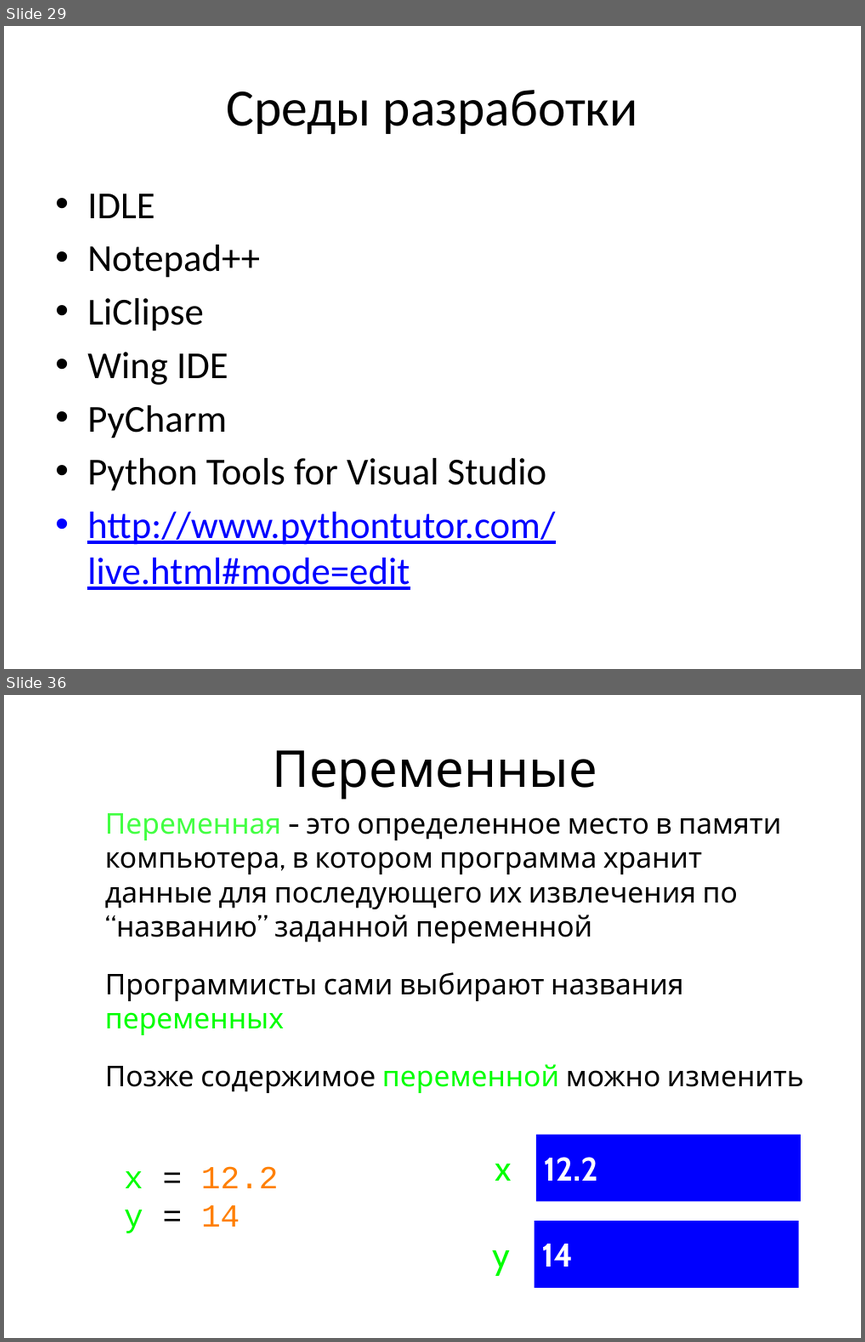
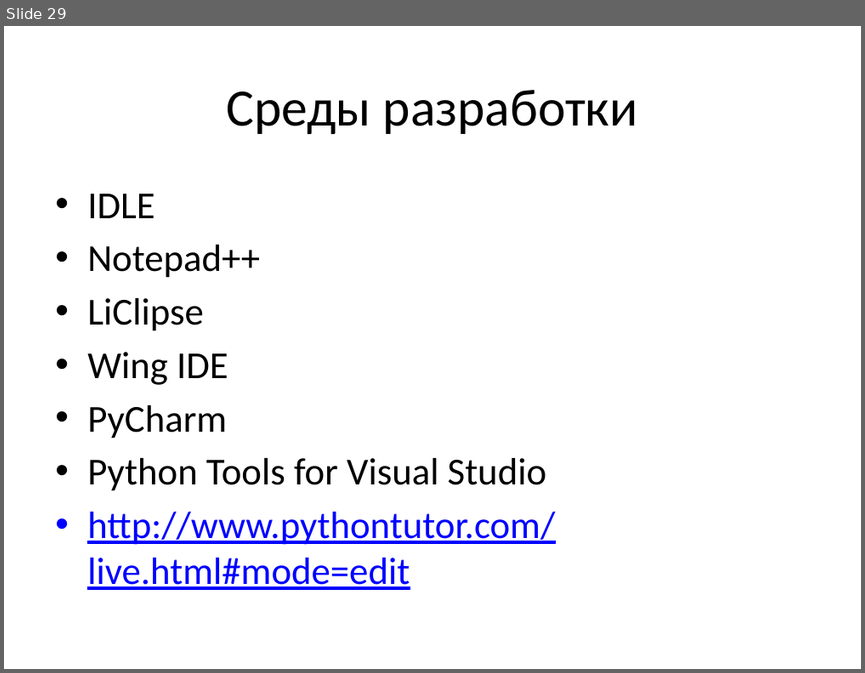
Before and after one commit to maxchv/LearnPython, a slide deck: week01/01.PythonIntroduction.pptx. Shown one above the other, each under a label of ours: slides 29 and 36 before the commit, slide 29 after it; the slides between them are not shown. The pictures are 865x1342 and 865x673 pixels, drawn with LibreOffice and Linux fonts; fonts in the diff are those of the drawing. Boxes give left, top, right and bottom in pixels: in the first picture for what was removed or moved away, otherwise in the second. Text is boxed around its words. In the diff, an @@ line names an element or a change of style, - is before the commit and + after.

```diff
--- a/week01/01.PythonIntroduction.pptx
+++ b/week01/01.PythonIntroduction.pptx
@@ slide 36 removed at box(4, 695, 861, 1338), background #FFFFFF @@
@@ title removed at box(272, 750, 596, 800) @@
-Переменные
@@ text removed at box(105, 813, 804, 1093) @@
-• Переменная - это определенное место в памяти компьютера, в котором программа хранит данные для последующего их извлечения по “названию” заданной переменной
-• Программисты сами выбирают названия переменных
-• Позже содержимое переменной можно изменить
@@ rectangle removed at box(536, 1134, 800, 1202) @@
-12.2
@@ text removed at box(124, 1166, 279, 1233) @@
-x = 12.2
-y = 14
@@ text removed at box(494, 1163, 511, 1180) @@
-x
@@ rectangle removed at box(534, 1220, 799, 1287) @@
-14
@@ text removed at box(492, 1250, 510, 1276) @@
-y
```
Also in this commit, not shown: 1 slide changed, 1 slide added, 19 other slides removed, 2 other files.
